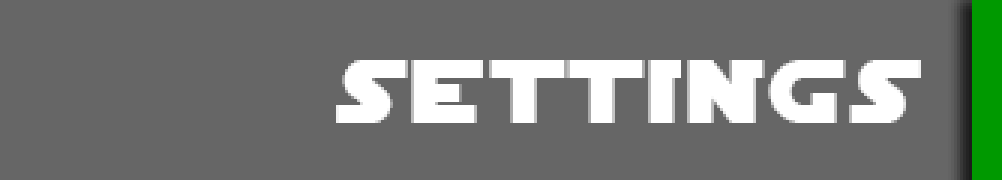
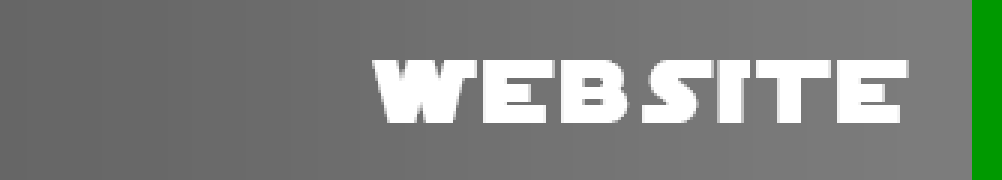
Layers edited between the first and the second (1002, 180) image:
renamed "settings" to "website", painted on it over [left=336, top=60, right=921, bottom=123]
